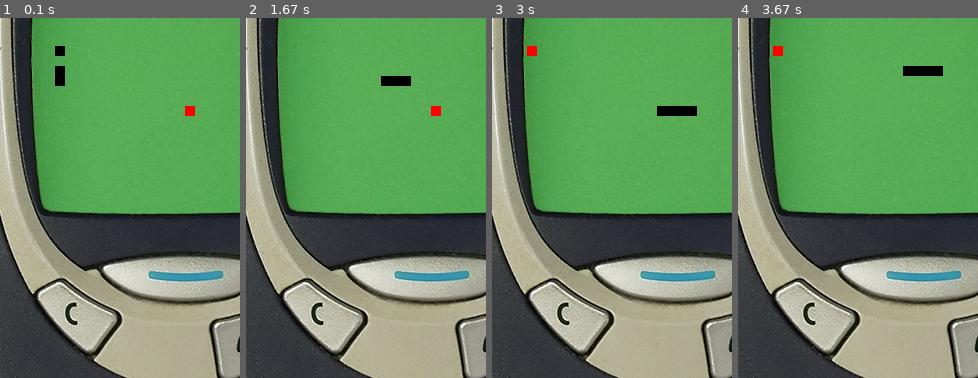
Above: before the commit, frames 1-4 (left to right).
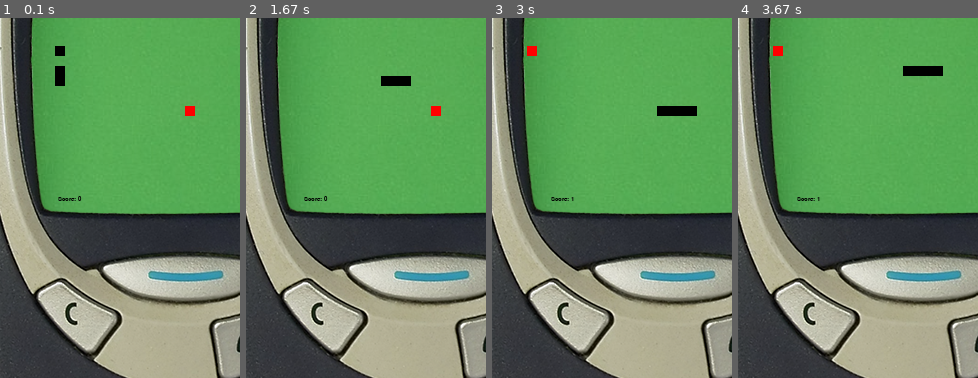
Above: after the commit, the same moments.

Repository: StarAssassin64/bytejam-project
Game: pygame game, started from References/Snake Replit/main.py
Same seed, same stepped clock (60 frames per second), same inputs: the game is played once before the commit and once after it.
Inputs:
- Up to frame 1 (0.1 s): no input
- Up to frame 2 (1.67 s): hold Right 0.33-0.8 s; hold Up 0.83-1.13 s; hold Right 1.17-1.63 s
- Up to frame 3 (3 s): hold Down 2.23-2.53 s; hold Left 2.57-2.97 s
- Up to frame 4 (3.67 s): hold Up 3-3.37 s; hold Right from 3.4 s (still down)
The pictures show only the part of the screen within x 11-61%, y 43-93%; the shares and areas given below are measured in that part.

The runs differ from the first frame. In frame 1, less than 0.1% of the frame differs, in the area x 24-34%, y 49-51%; in frame 2, less than 0.1%; in frame 3, less than 0.1%; in frame 4, less than 0.1%.

Commit message:
Added Score to Play Screen

Diff:
--- a/References/Snake Replit/main.py
+++ b/References/Snake Replit/main.py
@@ -95,6 +95,10 @@
         window.blit(desk, (0, 0))
         bgd_image = pygame.image.load("NokiaPhone.png")
         window.blit(bgd_image, (0, 0))
+        score_disp = font_smaller.render(f'Score: {score}', True, Black)
+        score_rect = score_disp.get_rect()
+        score_rect.midtop = (125, 490)
+        window.blit(score_disp, score_rect)
         snake.draw(pygame, window)
         food.draw(pygame, window)
         pygame.display.update()
